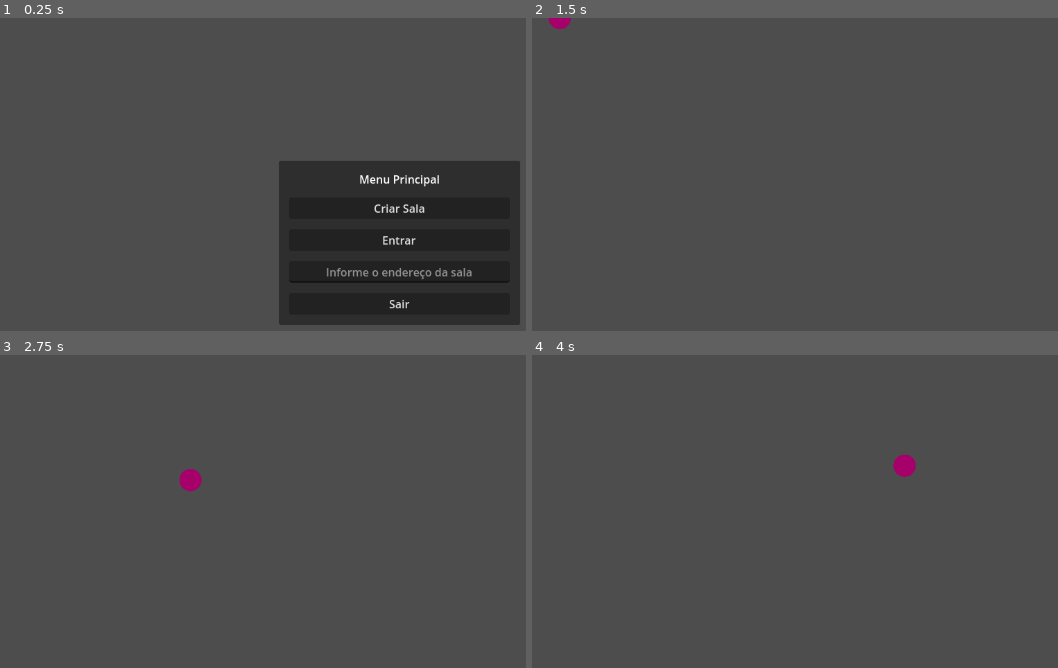
Above: before the commit, frames 1-4 (two rows, left to right).
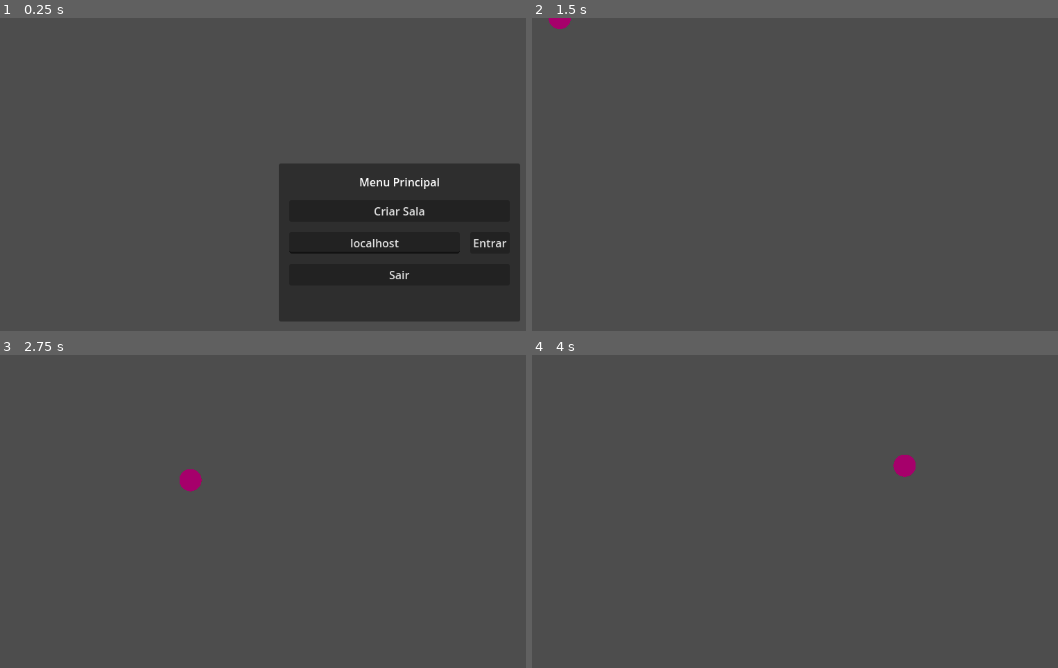
Above: after the commit, the same moments.

Repository: felipeforte/godot-cobrinha
Game: Godot game, scene res://nivel.tscn
Same seed, same stepped clock (60 frames per second), same inputs: the game is played once before the commit and once after it.
Inputs:
- Up to frame 1 (0.25 s): no input
- Up to frame 2 (1.5 s): click "Criar Sala" at 0.5 s; tap Enter at 1.25 s; hold Right (ui_right) from 1.28 s (still down)
- Up to frame 3 (2.75 s): release Right (ui_right) at 2.03 s; hold Down (ui_down) from 2.03 s (still down)
- Up to frame 4 (4 s): release Down (ui_down) at 2.78 s; hold Right (ui_right) 2.78-3.53 s; hold Up (ui_up) from 3.53 s (still down)

The runs differ from the first frame. In frame 1, 2.1% of the frame differs, in the area x 53-99%, y 45-99%; in frame 2, less than 0.1%; in frame 3, less than 0.1%; in frame 4, less than 0.1%.

Commit message:
Fix menu entry address for new peer connections

Diff:
--- /dev/null
+++ b/Events.gd
@@ -0,0 +1,4 @@
+extends Node
+
+signal food_added(food)
+signal food_removed(food)
--- a/Player/PlayerData.gd
+++ b/Player/PlayerData.gd
@@ -3,11 +3,4 @@
 var identifier = null
 var bodies: Array = []
 
-# Called when the node enters the scene tree for the first time.
-func _ready():
-	pass # Replace with function body.
-
-
-# Called every frame. 'delta' is the elapsed time since the previous frame.
-func _process(delta):
-	pass
+var universalFoods: Array = []
--- a/Player/cobrinha.gd
+++ b/Player/cobrinha.gd
@@ -27,6 +27,8 @@
 
 
 func _physics_process(delta):
+	follow_parent()
+
 	INPUT = Input.get_vector("ui_left", "ui_right", "ui_up", "ui_down").normalized()
 
 	if INPUT == Vector2.ZERO:
@@ -45,24 +47,32 @@
 func add_body(pesoComida):
 	if not is_multiplayer_authority():	return
 
-	print("Adiciona cabeca ou corpo")
-
-	var body_new = preload("res://Player/cobra_corpo.tscn")
+	var body_temp = preload("res://Player/cobra_corpo.tscn")
+	var body_new = body_temp.instantiate()
 
 	if bodies.size() == 0:
 		print("Adiciona CABECA***************")
-		body_new = head
+		body_new.parent = head
 	else:
-		body_new = bodies.back()
+		body_new.parent = bodies.back()
 		print("Adiciona CORPO***************")
 
-	body_new.position = body_new.position
+	body_new.position = body_new.parent.position
 	bodies.append(body_new)
 	add_child(body_new)
 
 func _on_area_2d_2_body_entered(body):
+	if not is_multiplayer_authority():	return
+
 	if (body.is_in_group("comida")):
 		add_body(body.peso)
 		body.queue_free()
 	else:
 		print(body.name)
+
+func follow_parent():
+	if (abs(position.x-self.position.x)<15 && abs(position.y-self.position.y)<15):
+		pass
+	else:
+		body.global_transform.origin = lerp(body.global_transform.origin, self.global_transform.origin, get_physics_process_delta_time()*10)
+		body.rotation_degrees = lerp(body.rotation_degrees, self.rotation_degrees, get_physics_process_delta_time()*7.5)
--- /dev/null
+++ b/Timer.gd
@@ -0,0 +1,11 @@
+extends Timer
+
+
+# Called when the node enters the scene tree for the first time.
+func _ready():
+	pass # Replace with function body.
+
+
+# Called every frame. 'delta' is the elapsed time since the previous frame.
+func _process(delta):
+	pass
--- /dev/null
+++ b/Utils.gd
@@ -0,0 +1,30 @@
+extends Node
+
+
+func is_valid_ip(ip: String) -> bool:
+
+	if ip == 'localhost':
+		return true
+
+	var ip_parts := ip.split(".")
+
+	if ip_parts.size() != 4:
+		return false
+
+	for part in ip_parts:
+		var numeric_part := part.to_int()
+
+		if numeric_part == null or numeric_part < 0 or numeric_part > 255:
+			return false
+
+	return true
+
+func generate_random_string(length: int) -> String:
+	var chars = "abcdefghijklmnopqrstuvwxyzABCDEFGHIJKLMNOPQRSTUVWXYZ0123456789"
+	var randomString = ""
+
+	for i in range(length):
+		var randomIndex = randi_range(0, chars.length() - 1)
+		randomString += chars.substr(randomIndex, 1)
+
+	return randomString
--- a/nivel.gd
+++ b/nivel.gd
@@ -3,32 +3,48 @@
 const width = 1000
 const height = 600
 
-var comida = preload("res://Components/Food/comida.tscn")
+@onready var timer : Timer = $Timer
+@onready var main_menu = $CanvasLayer/MainMenu
+@onready var join_button = $CanvasLayer/MainMenu/MarginContainer/VBoxContainer2/HBoxContainer/JoinButton
+@onready var address_entry = $CanvasLayer/MainMenu/MarginContainer/VBoxContainer2/HBoxContainer/AddressEntry
 
-@onready var timer : Timer = $Timer
-
-@onready var main_menu = $CanvasLayer/MainMenu
-@onready var address_entry = $CanvasLayer/MainMenu/MarginContainer/VBoxContainer/AddressEntry
-
+const comida = preload("res://Components/Food/comida.tscn")
 const Player = preload("res://Player/cobrinha.tscn")
 const PORT = 9999
 var enet_peer = ENetMultiplayerPeer.new()
 
+var currentPlayer
+
 func _ready():
-	timer.stop()
+	Events.connect("food_added", _on_food_added)
 
 func _on_timer_timeout():
+	generate_food.rpc()
+
+func _on_food_added(food):
+	spawn_food(food)
+
+@rpc("call_remote")
+func generate_food():
 	var nova_comida = comida.instantiate()
 	nova_comida.peso = randi_range(-1, 1)
 
 	if nova_comida.peso == 0:
 		nova_comida.peso = 1
 
+	nova_comida.name = "comida_%s" % Utils.generate_random_string(10)
 	nova_comida.position.x = randi() % width
 	nova_comida.position.y = randi() % height
 	nova_comida.setLabelText(nova_comida.peso)
-	add_child(nova_comida)
 
+	PlayerData.universalFoods.append(nova_comida)
+
+	Events.emit_signal("food_add", nova_comida)
+
+	print(nova_comida.name)
+
+func spawn_food(food):
+	add_child(food)
 
 func _on_host_button_pressed():
 	main_menu.hide()
@@ -36,25 +52,69 @@
 	enet_peer.create_server(PORT)
 	multiplayer.multiplayer_peer = enet_peer
 	multiplayer.peer_connected.connect(add_player)
+	multiplayer.peer_disconnected.connect(remove_player)
 
 	add_player(multiplayer.get_unique_id())
 
-	#timer.start()
+	#upnp_setup()
 
 
 func _on_join_button_pressed():
-	main_menu.hide()
-	enet_peer.create_client("localhost", PORT)
-	multiplayer.multiplayer_peer = enet_peer
+	var host = address_entry.text
 
-	add_player(multiplayer.get_unique_id())
+	if Utils.is_valid_ip(host):
+		main_menu.hide()
+		enet_peer.create_client(host, PORT)
+		multiplayer.multiplayer_peer = enet_peer
+		add_player(multiplayer.get_unique_id())
 
 func _on_quit_button_pressed():
 	get_tree().quit()
 
 func add_player(peer_id):
-	var player = Player.instantiate()
-	player.name = str(peer_id)
-	player.identifier = str(peer_id)
-	add_child(player)
-	print("Entrou na sala: ", player.identifier)
+	currentPlayer = Player.instantiate()
+	currentPlayer.name = str(peer_id)
+	currentPlayer.identifier = str(peer_id)
+	add_child(currentPlayer)
+	print("Entrou na sala: ", currentPlayer.identifier)
+
+	print(getConnectedPlayers())
+
+func remove_player(peer_id):
+	var player = get_node_or_null(str(peer_id))
+
+	if player:
+		player.queue_free()
+
+func _on_address_entry_text_changed(new_text: String) -> void:
+	if Utils.is_valid_ip(new_text):
+		join_button.disabled = false
+	else:
+		join_button.disabled = true
+
+func upnp_setup():
+	var upnp = UPNP.new()
+
+	var discover_result = upnp.discover()
+
+	assert(discover_result == UPNP.UPNP_RESULT_SUCCESS, \
+	"UPNP Discover Failed! Error %s" % discover_result)
+
+	assert(upnp.get_gateway() and upnp.get_gateway().is_valid_gateway(), \
+	"UPNP Invalid Gateway!")
+
+	var map_result = upnp.add_port_mapping(PORT)
+	assert(map_result == UPNP.UPNP_RESULT_SUCCESS, \
+	"UPNP Port Mapping Failed! Error %s" % map_result)
+
+	print("Success! Join Address: %s" % upnp.query_external_address()[randi() % 10])
+
+func getConnectedPlayers() -> Array:
+	var players = []
+	var peerCount = enet_peer
+
+#	for i in range(peerCount):
+#		var peer = multiplayer.get_peer(i)
+#		if peer.is_connected_to_host(): players.append(peer.get_packet_ip())
+
+	return players
--- a/nivel.tscn
+++ b/nivel.tscn
@@ -1,6 +1,11 @@
-[gd_scene load_steps=2 format=3 uid="uid://bff13n4jknjim"]
+[gd_scene load_steps=3 format=3 uid="uid://bff13n4jknjim"]
 
 [ext_resource type="Script" path="res://nivel.gd" id="1_lvqr4"]
+
+[sub_resource type="SceneReplicationConfig" id="SceneReplicationConfig_yxbsw"]
+properties/0/path = NodePath("Timer:script")
+properties/0/spawn = true
+properties/0/sync = true
 
 [node name="nivel" type="Node2D"]
 script = ExtResource("1_lvqr4")
@@ -29,38 +34,54 @@
 theme_override_constants/margin_right = 15
 theme_override_constants/margin_bottom = 15
 
-[node name="VBoxContainer" type="VBoxContainer" parent="CanvasLayer/MainMenu/MarginContainer"]
+[node name="VBoxContainer2" type="VBoxContainer" parent="CanvasLayer/MainMenu/MarginContainer"]
 layout_mode = 2
 theme_override_constants/separation = 15
 
-[node name="Label" type="Label" parent="CanvasLayer/MainMenu/MarginContainer/VBoxContainer"]
+[node name="Label" type="Label" parent="CanvasLayer/MainMenu/MarginContainer/VBoxContainer2"]
 layout_mode = 2
 text = "Menu Principal"
 horizontal_alignment = 1
 vertical_alignment = 1
 
-[node name="HostButton" type="Button" parent="CanvasLayer/MainMenu/MarginContainer/VBoxContainer"]
+[node name="VBoxContainer" type="VBoxContainer" parent="CanvasLayer/MainMenu/MarginContainer/VBoxContainer2"]
+layout_mode = 2
+theme_override_constants/separation = 15
+
+[node name="HostButton" type="Button" parent="CanvasLayer/MainMenu/MarginContainer/VBoxContainer2/VBoxContainer"]
 layout_mode = 2
 text = "Criar Sala"
 
-[node name="JoinButton" type="Button" parent="CanvasLayer/MainMenu/MarginContainer/VBoxContainer"]
+[node name="HBoxContainer" type="HBoxContainer" parent="CanvasLayer/MainMenu/MarginContainer/VBoxContainer2"]
+layout_mode = 2
+size_flags_vertical = 4
+theme_override_constants/separation = 15
+alignment = 1
+
+[node name="AddressEntry" type="LineEdit" parent="CanvasLayer/MainMenu/MarginContainer/VBoxContainer2/HBoxContainer"]
+layout_mode = 2
+size_flags_horizontal = 3
+text = "localhost"
+placeholder_text = "Informe o endereço da sala"
+alignment = 1
+
+[node name="JoinButton" type="Button" parent="CanvasLayer/MainMenu/MarginContainer/VBoxContainer2/HBoxContainer"]
 layout_mode = 2
 text = "Entrar"
 
-[node name="AddressEntry" type="LineEdit" parent="CanvasLayer/MainMenu/MarginContainer/VBoxContainer"]
-layout_mode = 2
-placeholder_text = "Informe o endereço da sala"
-alignment = 1
-
-[node name="QuitButton" type="Button" parent="CanvasLayer/MainMenu/MarginContainer/VBoxContainer"]
+[node name="QuitButton" type="Button" parent="CanvasLayer/MainMenu/MarginContainer/VBoxContainer2"]
 layout_mode = 2
 text = "Sair"
 
 [node name="MultiplayerSpawner" type="MultiplayerSpawner" parent="."]
-_spawnable_scenes = PackedStringArray("res://Player/cobrinha.tscn")
+_spawnable_scenes = PackedStringArray("res://Player/cobrinha.tscn", "res://Components/Food/comida.tscn")
 spawn_path = NodePath("..")
 
+[node name="MultiplayerSynchronizer" type="MultiplayerSynchronizer" parent="."]
+replication_config = SubResource("SceneReplicationConfig_yxbsw")
+
 [connection signal="timeout" from="Timer" to="." method="_on_timer_timeout"]
-[connection signal="pressed" from="CanvasLayer/MainMenu/MarginContainer/VBoxContainer/HostButton" to="." method="_on_host_button_pressed"]
-[connection signal="pressed" from="CanvasLayer/MainMenu/MarginContainer/VBoxContainer/JoinButton" to="." method="_on_join_button_pressed"]
-[connection signal="pressed" from="CanvasLayer/MainMenu/MarginContainer/VBoxContainer/QuitButton" to="." method="_on_quit_button_pressed"]
+[connection signal="pressed" from="CanvasLayer/MainMenu/MarginContainer/VBoxContainer2/VBoxContainer/HostButton" to="." method="_on_host_button_pressed"]
+[connection signal="text_changed" from="CanvasLayer/MainMenu/MarginContainer/VBoxContainer2/HBoxContainer/AddressEntry" to="." method="_on_address_entry_text_changed"]
+[connection signal="pressed" from="CanvasLayer/MainMenu/MarginContainer/VBoxContainer2/HBoxContainer/JoinButton" to="." method="_on_join_button_pressed"]
+[connection signal="pressed" from="CanvasLayer/MainMenu/MarginContainer/VBoxContainer2/QuitButton" to="." method="_on_quit_button_pressed"]
--- a/project.godot
+++ b/project.godot
@@ -18,6 +18,8 @@
 [autoload]
 
 PlayerData="*res://Player/PlayerData.gd"
+Utils="*res://Utils.gd"
+Events="*res://Events.gd"
 
 [input]
 
Not shown, added: export_presets.cfg
Not shown, added: Build/jogo.console.exe
Not shown, added: Build/jogo.exe
Not shown, added: Build/jogo.pck
